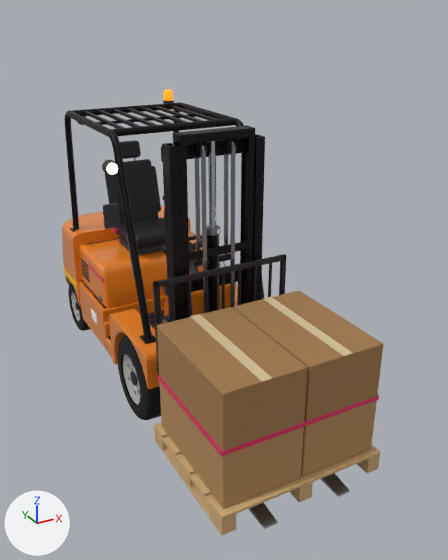
A saved change to the glTF model truck-finder/nct-truck-finder/assets/models/counter.glb.
Before and after are seen from a 50 mm lens placed at (-1.91, -4.32, 2.92), pointed at (0.19, -0.51, 1.01). Every picture has the same lights, and +X, +Y and +Z are marked at lower left. The older version comes first. Where no turn or scale is listed for an object, it has been applied to the vertices. Vertices at exactly the same position are counted once.

In view in the first picture: 'car_bar_lo', 'chain_f', 'chain_f.001', 'chain_r', 'chain_r.001', 'frame', 'mast_inner_rail', 'pallet_top', 'w_front' and 3 more.
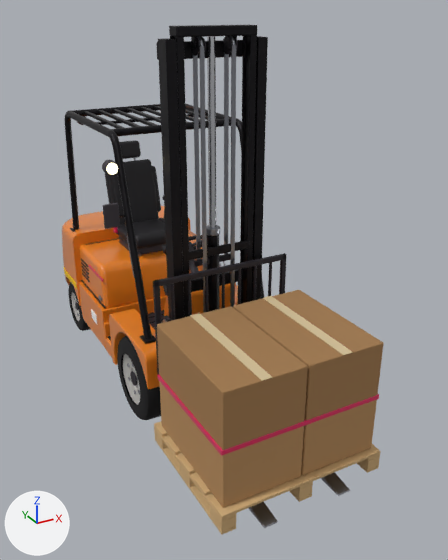
Patch to the scene script:
```diff
--- a/truck-finder/nct-truck-finder/assets/models/counter.glb.py
+++ b/truck-finder/nct-truck-finder/assets/models/counter.glb.py
@@ me_frame_001 @@
-me_frame_001.from_pydata(...)  # 11536 vertices, 22346 faces; spans x -0.68..0.62, y -1.0..1.38, z -0.19..1.96
+me_frame_001.from_pydata(...)  # 11536 vertices, 22346 faces; spans x -0.68..0.62, y -1.0..1.38, z -0.19..2.44
+# me_frame_001 part 1: the loose piece of 96 vertices spanning x -0.35..0.35, y -0.88..-0.85, z 1.7..1.8 is moved by (0.0, 0.0, 0.62)
+# me_frame_001 part 2: all 24 vertices in x -0.35..-0.28, y -0.99..-0.87, z 1.82 are moved by (0.0, 0.0, 0.62)
+# me_frame_001 part 3: all 24 vertices in x 0.28..0.35, y -0.99..-0.87, z 1.82 are moved by (0.0, 0.0, 0.62)
 me_frame_001.materials.append(mat_chassis)
@@ me_chain_r_001 @@
-me_chain_r_001.from_pydata(...)  # 8 vertices, 12 faces; spans x -0.014..0.014, y -0.006..0.006, z -0.393..0.393
+me_chain_r_001.from_pydata(...)  # 8 vertices, 12 faces; spans x -0.014..0.014, y -0.006..0.006, z -0.702..0.702
+# me_chain_r_001 part 4: the whole mesh is scaled about its middle by (1, 1, 1.79)
 me_chain_r_001.materials.append(mat_steel)
@@ me_mast_inner_rail_002 @@
-me_mast_inner_rail_002.from_pydata(...)  # 1360 vertices, 2616 faces; spans x -0.03..0.53, y -0.06..0.07, z -1.01..1.02
+me_mast_inner_rail_002.from_pydata(...)  # 1360 vertices, 2616 faces; spans x -0.03..0.53, y -0.06..0.07, z -1.33..1.33
+# me_mast_inner_rail_002 part 5: the loose piece of 72 vertices spanning x -0.02..0.02, y -0.05..0.05, z -1.01..1.01 is scaled about its middle by (1, 1, 1.31)
+# me_mast_inner_rail_002 part 6: the loose piece of 72 vertices spanning x 0.48..0.53, y -0.05..0.05, z -1.01..1.01 is scaled about its middle by (1, 1, 1.31)
+# me_mast_inner_rail_002 part 7: the loose piece of 96 vertices spanning x -0.03..0.53, y -0.05..0.05, z 0.96..1.02 is moved by (0.0, 0.0, 0.31)
+# me_mast_inner_rail_002 part 8: the loose piece of 96 vertices spanning x 0.0..0.5, y -0.05..-0.03, z 0.17..0.23 is moved by (0.0, 0.0, -0.31)
+# me_mast_inner_rail_002 part 9: the loose piece of 24 vertices spanning x 0.11..0.12, y -0.03..0.03, z 0.88..0.98 is moved by (0.0, 0.0, 0.31)
+# me_mast_inner_rail_002 part 10: the loose piece of 40 vertices spanning x 0.23..0.28, y 0.01..0.07, z -0.42..0.96 is moved by (0.0, 0.0, 0.31)
+# me_mast_inner_rail_002 part 11: the loose piece of 132 vertices spanning x 0.13..0.15, y -0.06..0.06, z 0.9..0.96 is moved by (0.0, 0.0, 0.31)
+# me_mast_inner_rail_002 part 12: the loose piece of 132 vertices spanning x 0.35..0.37, y -0.06..0.06, z 0.9..0.96 is moved by (0.0, 0.0, 0.31)
+# me_mast_inner_rail_002 part 13: the loose piece of 48 vertices spanning x 0.12..0.13, y -0.05..0.05, z 0.85..0.95 is moved by (0.0, 0.0, 0.31)
+# me_mast_inner_rail_002 part 14: the loose piece of 48 vertices spanning x 0.16..0.17, y -0.05..0.05, z 0.85..0.95 is moved by (0.0, 0.0, 0.31)
+# me_mast_inner_rail_002 part 15: the loose piece of 48 vertices spanning x 0.34, y -0.05..0.05, z 0.85..0.95 is moved by (0.0, 0.0, 0.31)
+# me_mast_inner_rail_002 part 16: the loose piece of 48 vertices spanning x 0.38, y -0.05..0.05, z 0.85..0.95 is moved by (0.0, 0.0, 0.31)
+# other edits to the shape of me_mast_inner_rail_002 do not show in these pictures
 me_mast_inner_rail_002.materials.append(mat_mast)
@@ ob_car_bar_lo @@
 ob_car_bar_lo = bpy.data.objects.new('car_bar_lo', me_car_bar_lo_001)
-ob_car_bar_lo.location = (0.0, -0.835, 0.164)
+ob_car_bar_lo.location = (0.0, -0.835, 0.17)
@@ ob_pallet_top @@
 ob_pallet_top = bpy.data.objects.new('pallet_top', me_pallet_top_005)
-ob_pallet_top.location = (0.0, -1.842, 0.214)
+ob_pallet_top.location = (0.0, -1.842, 0.22)
@@ ob_chain_f_001 @@
 ob_chain_f_001 = bpy.data.objects.new('chain_f.001', me_chain_f_001)
-ob_chain_f_001.location = (0.11, -0.777, 1.306)
+ob_chain_f_001.location = (0.11, -0.777, 1.623)
@@ ob_chain_f @@
 ob_chain_f = bpy.data.objects.new('chain_f', me_chain_f)
-ob_chain_f.location = (-0.11, -0.777, 1.306)
+ob_chain_f.location = (-0.11, -0.777, 1.623)
@@ ob_chain_r_001 @@
 ob_chain_r_001 = bpy.data.objects.new('chain_r.001', me_chain_r_001)
-ob_chain_r_001.location = (0.11, -0.683, 1.686)
+ob_chain_r_001.location = (0.11, -0.683, 2.003)
@@ ob_chain_r @@
 ob_chain_r = bpy.data.objects.new('chain_r', me_chain_r)
-ob_chain_r.location = (-0.11, -0.683, 1.686)
+ob_chain_r.location = (-0.11, -0.683, 2.003)
@@ ob_mast_inner_rail @@
 ob_mast_inner_rail = bpy.data.objects.new('mast_inner_rail', me_mast_inner_rail_002)
-ob_mast_inner_rail.location = (-0.252, -0.73, 1.179)
+ob_mast_inner_rail.location = (-0.252, -0.73, 1.495)
```

Location of each change, (x1, y1, x2, y2) in pixels of the pictures (448 x 560 px; the box of a moved part takes in the faces that stretch with it):
'pallet_top', moved: before (154, 291, 383, 535); after (154, 290, 383, 534)
'frame', reshaped (18% taller): before (62, 89, 265, 389); after (62, 36, 268, 389)
'mast_inner_rail', reshaped, moved: before (173, 125, 255, 318); after (169, 25, 257, 317)
'car_bar_lo', moved (mostly hidden): before (153, 254, 350, 529); after (153, 253, 350, 528)
'chain_f.001', moved: before (230, 148, 236, 308); after (230, 45, 236, 307)
'chain_f', moved: before (201, 151, 207, 314); after (199, 46, 207, 313)
'chain_r', moved: before (194, 155, 201, 260); after (193, 55, 201, 260)
'chain_r.001', moved, rescaled: before (224, 153, 228, 254); after (224, 53, 229, 254)
part 1 of me_frame_001, moved or reshaped: before (161, 138, 242, 162); after (156, 40, 243, 60)
part 2 of me_frame_001, moved or reshaped: before (162, 143, 184, 322); after (158, 38, 184, 320)
part 3 of me_frame_001, moved or reshaped: before (252, 134, 265, 302); after (252, 36, 268, 301)
part 5 of me_mast_inner_rail_002, moved or reshaped: before (173, 132, 190, 318); after (169, 26, 189, 317)
part 6 of me_mast_inner_rail_002, moved or reshaped: before (240, 125, 255, 304); after (240, 35, 257, 304)
part 7 of me_mast_inner_rail_002, moved or reshaped: before (173, 126, 255, 145); after (169, 25, 257, 37)
part 8 of me_mast_inner_rail_002, moved or reshaped: before (186, 241, 250, 261); after (186, 240, 250, 260)
part 9 of me_mast_inner_rail_002, moved or reshaped: before (193, 143, 198, 153); after (191, 37, 196, 49)
part 10 of me_mast_inner_rail_002, moved or reshaped: before (208, 141, 216, 228); after (207, 36, 216, 228)
part 11 of me_mast_inner_rail_002, moved or reshaped: before (199, 142, 205, 151); after (197, 37, 203, 47)
part 12 of me_mast_inner_rail_002, moved or reshaped: before (229, 139, 235, 148); after (229, 36, 235, 46)
part 13 of me_mast_inner_rail_002, moved or reshaped: before (193, 143, 201, 158); after (191, 37, 200, 56)
part 14 of me_mast_inner_rail_002, moved or reshaped: before (202, 142, 207, 155); after (201, 37, 206, 53)
part 15 of me_mast_inner_rail_002, moved or reshaped: before (223, 140, 231, 155); after (223, 36, 232, 54)
part 16 of me_mast_inner_rail_002, moved or reshaped: before (232, 139, 237, 153); after (230, 36, 238, 53)
